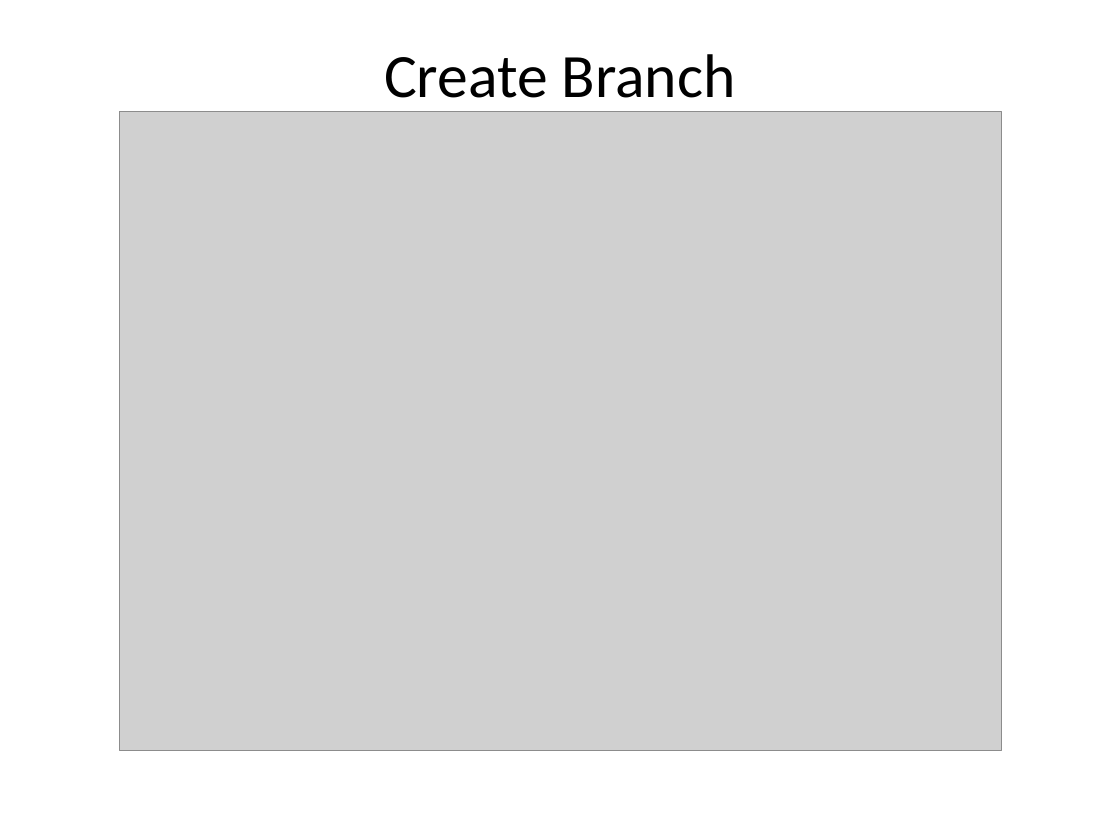
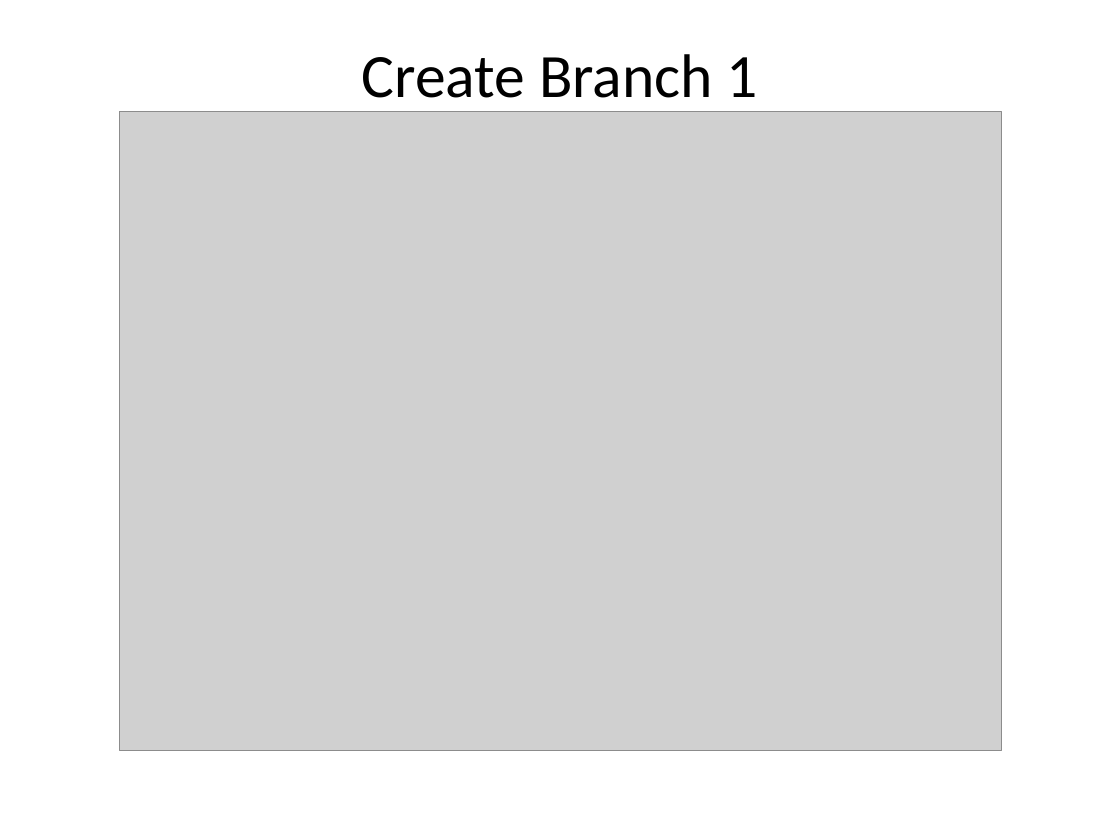
Before and after one commit to dongpingsheng/learngit, a slide deck: slide 12 of LearnGit.pptx. Drawn at 1120x840 pixels with LibreOffice and Linux fonts; fonts in the diff are those of the drawing; grey boxes stand for pictures. Boxes give left, top, right and bottom in pixels: in the first picture for what was removed or moved away, otherwise in the second. Text is boxed around its words. In the diff, an @@ line names an element or a change of style, - is before the commit and + after.

```diff
--- a/LearnGit.pptx
+++ b/LearnGit.pptx
@@ text at (x1=362, y1=54, x2=758, y2=98): text changed @@
-Create Branch
+Create Branch 1
```
Also in this commit, not shown: 8 other slides changed, 12 slides added, 1 slide removed.
